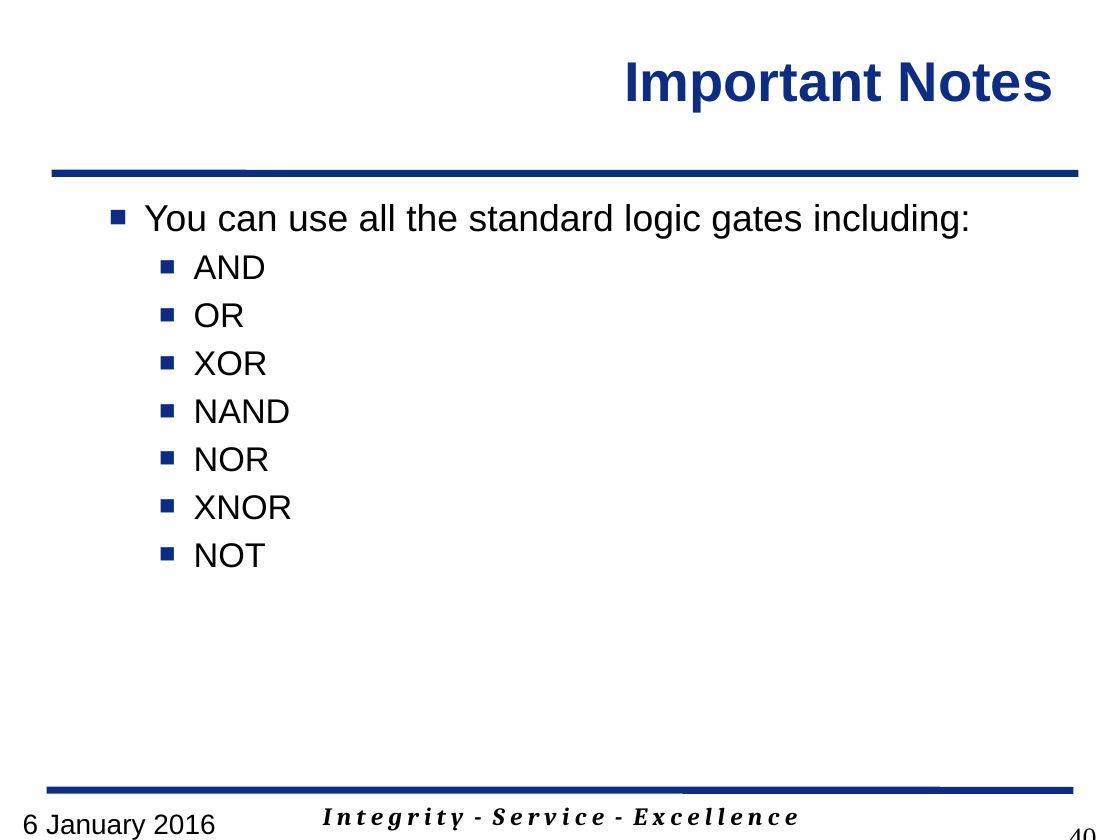
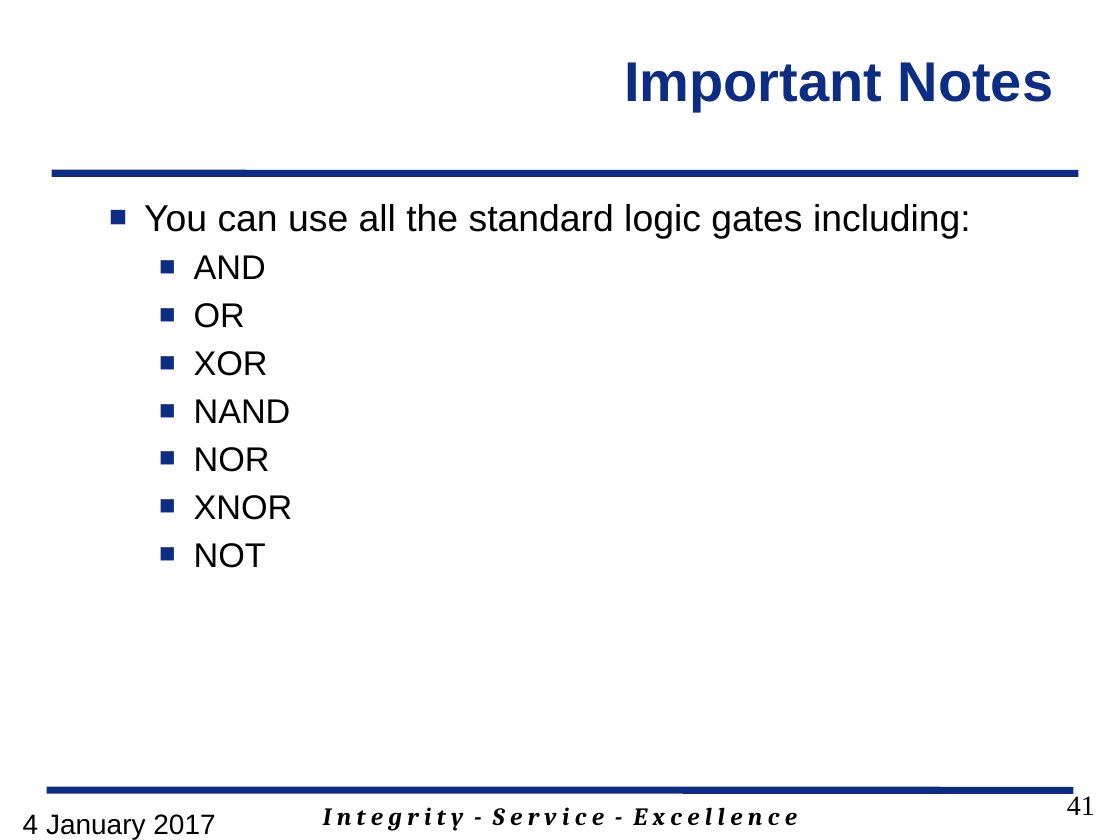
Before and after one commit to jfalkinburg/ECE383_web, a slide deck: slide 41 of lecture/slides/ECE_383_Lec1.pptx (slide 40 before the commit). Drawn at 1120x840 pixels with LibreOffice and Linux fonts; fonts in the diff are those of the drawing; background and template pictures are left out. Boxes give left, top, right and bottom in pixels: in the first picture for what was removed or moved away, otherwise in the second. Text is boxed around its words. In the diff, an @@ line names an element or a change of style, - is before the commit and + after.

```diff
--- a/lecture/slides/ECE_383_Lec1.pptx
+++ b/lecture/slides/ECE_383_Lec1.pptx
@@ page number at box(1067, 793, 1095, 815): text changed @@
-40
+41
@@ text at box(23, 814, 215, 839): text changed @@
-6 January 2016
+4 January 2017
```
Also in this commit, not shown: 13 other slides changed, 2 slides added, 1 slide removed, 3 other files.
